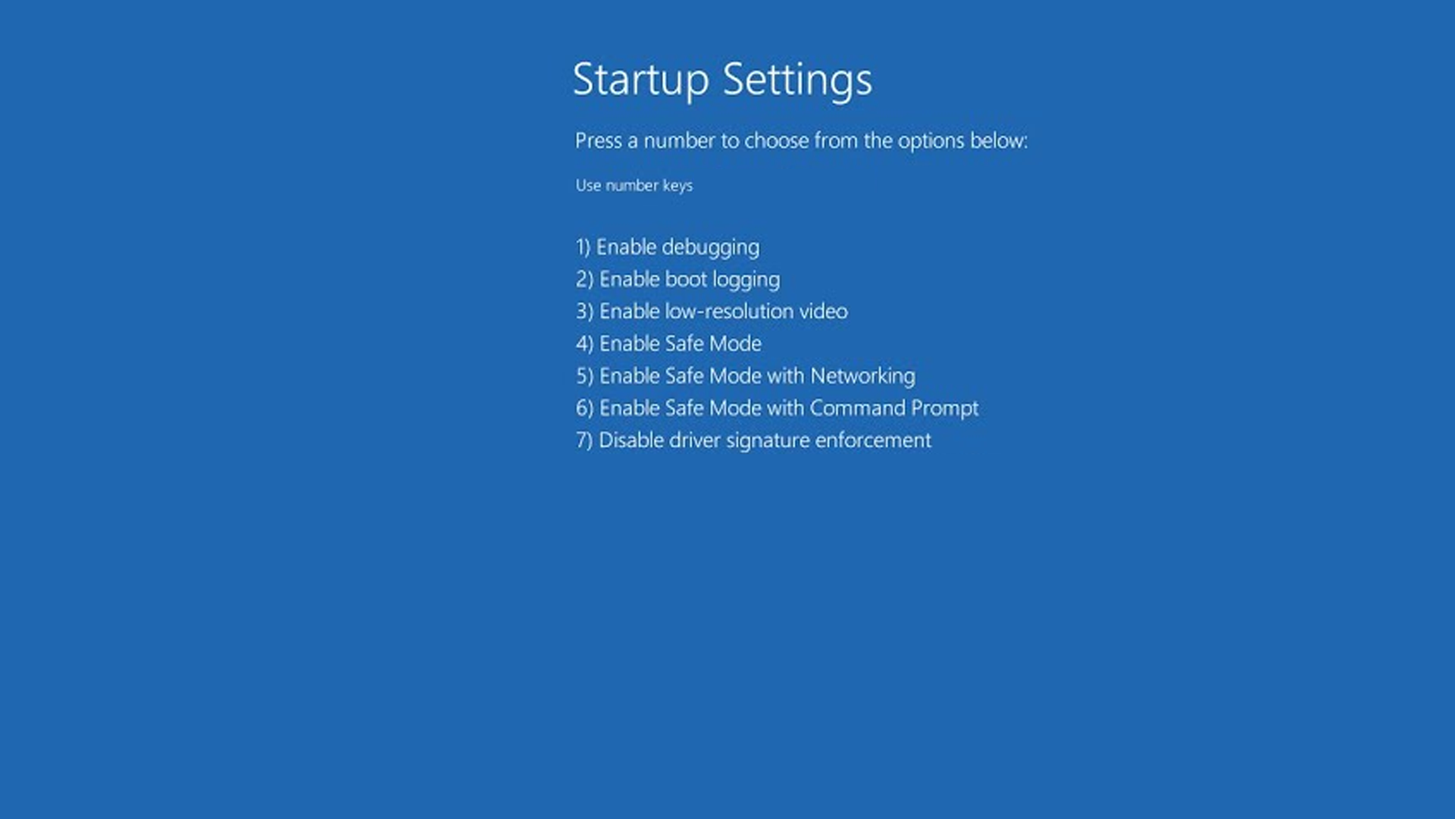
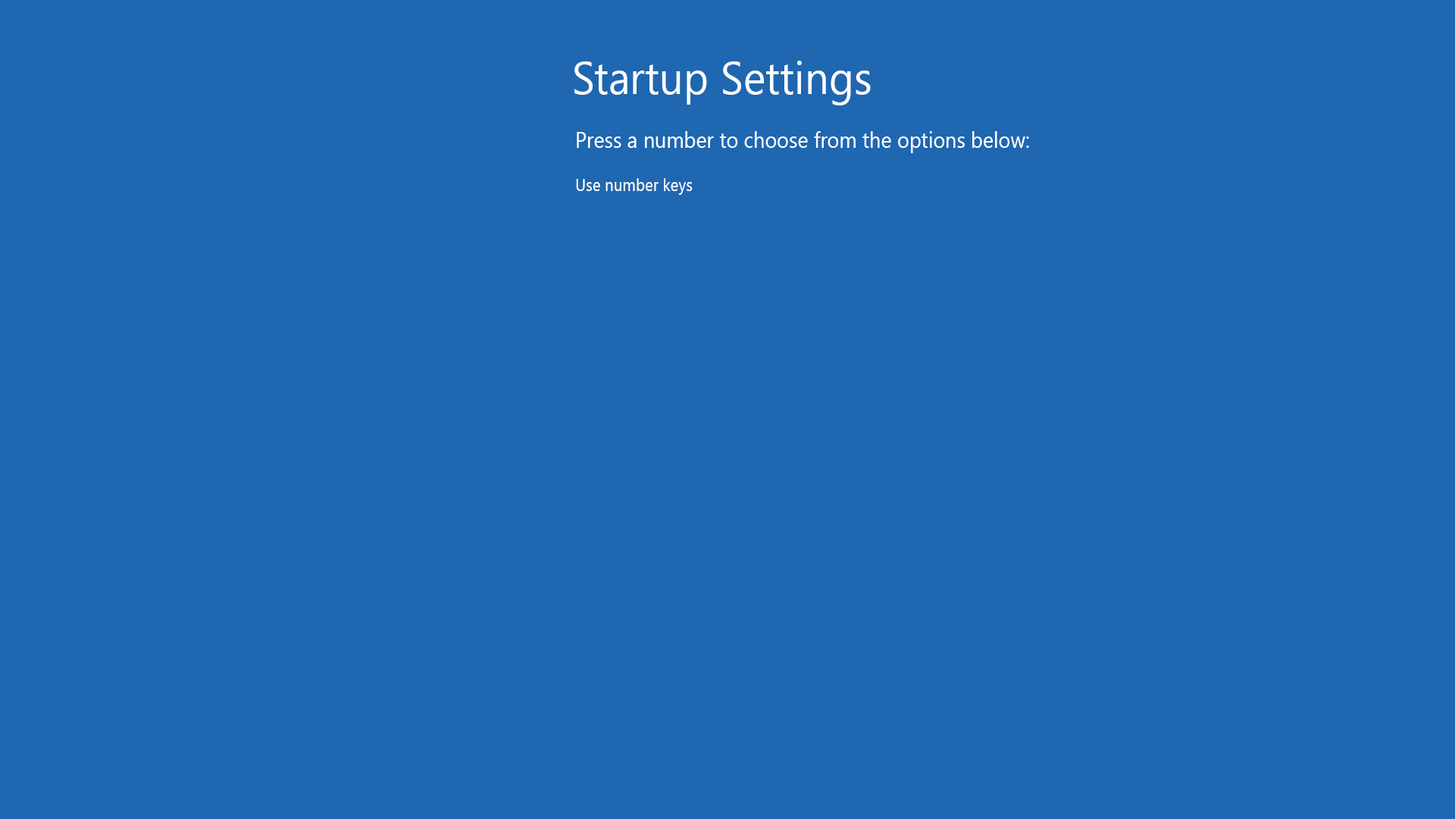
The second 1455 x 819 image is a revision of the first. Changes to its layers:
added layer "Startup Settings" above "Layer 6" over [574, 60, 871, 106]
added layer "Layer 6" above "Press a number to choose from the options below:" over [573, 219, 856, 455]
added layer "Press a number to choose from the options below:" above "Use number keys" over [576, 131, 1030, 154]
added layer "Use number keys" above "7) Start In Safe Mode" over [576, 178, 693, 195]
added layer "7) Start In Safe Mode" above "6) Confirm Output Text" over [575, 431, 765, 450]
added layer "6) Confirm Output Text" above "5) Confirm Base Sequence" over [576, 399, 783, 420]
added layer "5) Confirm Base Sequence" above "4) Begin Cube Generation" over [578, 366, 812, 387]
added layer "4) Begin Cube Generation" above "3) Enable Age Verification" over [576, 335, 769, 355]
added layer "3) Enable Age Verification" above "2) Attempt Restart" over [577, 302, 806, 323]
added layer "2) Attempt Restart" above "1) Enable debugging" over [576, 270, 746, 291]
added layer "1) Enable debugging" above "Layer 1" over [576, 238, 762, 259]
painted on "Layer 1" over [561, 53, 1042, 455]
